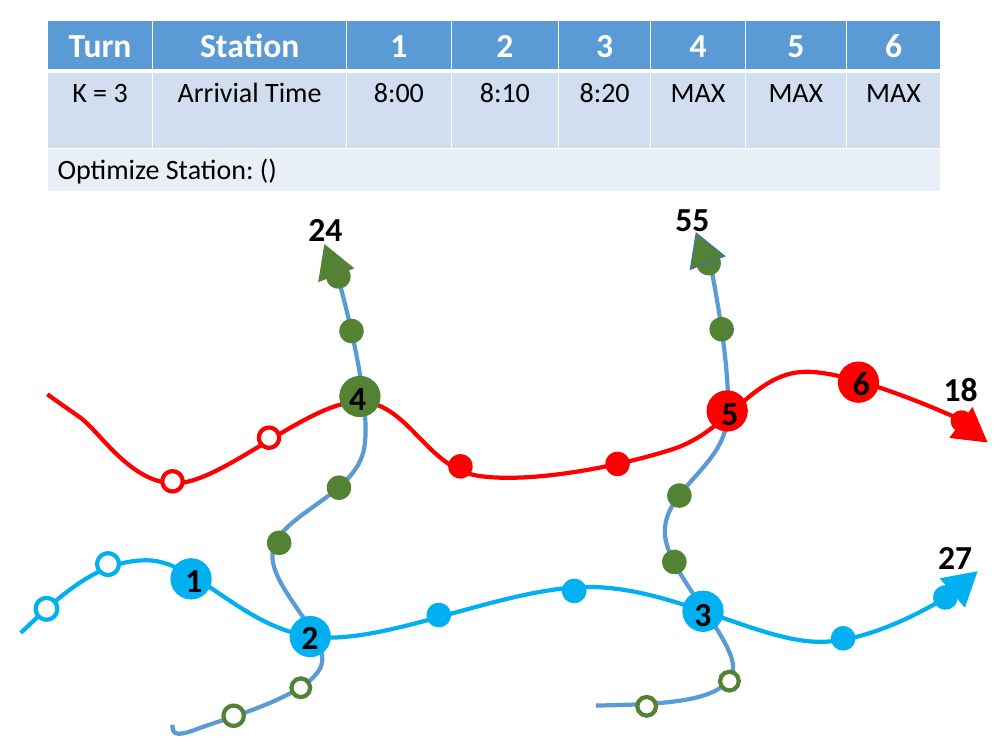
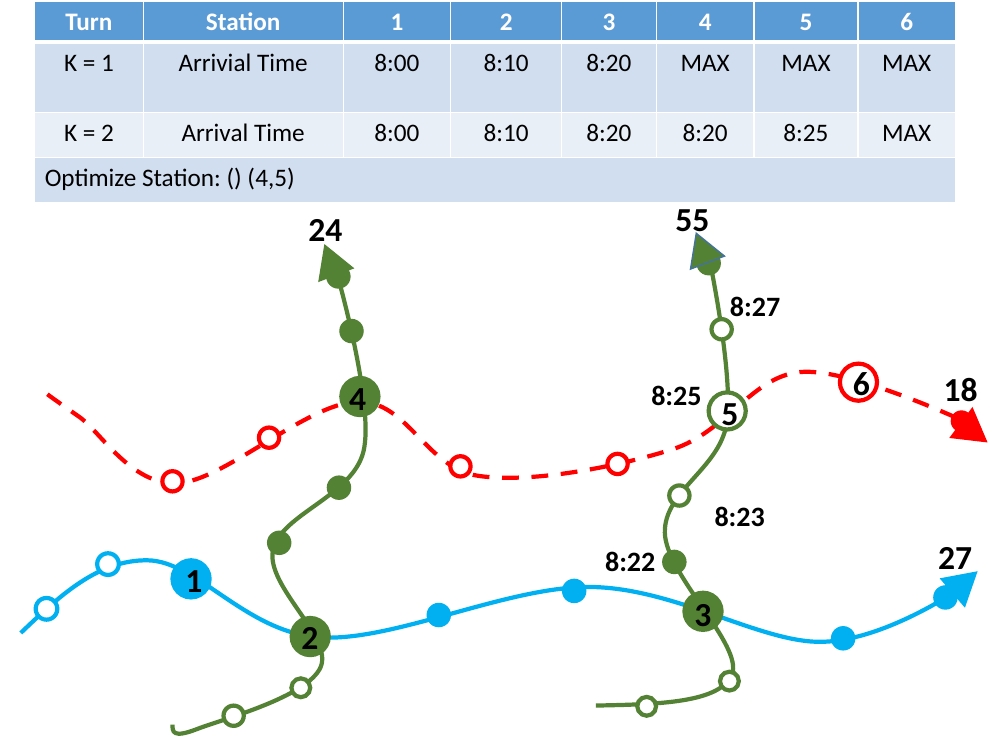
Before and after one commit to hqt/street-router, a slide deck: slide 28 of Document/presentation/raptor.pptx (slide 26 before the commit). Drawn at 1008x756 pixels with LibreOffice and Linux fonts; fonts in the diff are those of the drawing. Boxes give left, top, right and bottom in pixels: in the first picture for what was removed or moved away, otherwise in the second. Text is boxed around its words. In the diff, an @@ line names an element or a change of style, - is before the commit and + after.

Commit message:
slide

```diff
--- a/Document/presentation/raptor.pptx
+++ b/Document/presentation/raptor.pptx
@@ table at (x1=34, y1=1, x2=957, y2=203) @@
-row 2: K = 3 | Arrivial Time | 8:00 | 8:10 | 8:20 | MAX | MAX | MAX
-row 3: Optimize Station: () |  |  |  |  |  |  | 
+row 2: K = 1 | Arrivial Time | 8:00 | 8:10 | 8:20 | MAX | MAX | MAX
+row 3: K = 2 | Arrival Time | 8:00 | 8:10 | 8:20 | 8:20 | 8:25 | MAX
+row 4: Optimize Station: () (4,5) |  |  |  |  |  |  | 
@@ table resized from (x1=47, y1=20, x2=940, y2=192) to (x1=34, y1=1, x2=957, y2=203) @@
@@ freeform shape at (x1=596, y1=263, x2=733, y2=706): outline #5B9BD5 3 pt to #548235 3 pt @@
@@ freeform shape at (x1=172, y1=280, x2=366, y2=734): outline #5B9BD5 3 pt to #548235 3 pt @@
@@ text added at (x1=730, y1=296, x2=780, y2=322), 20 pt, text #000000, bold @@
+8:27
@@ ellipse at (x1=712, y1=320, x2=732, y2=340): fill #548235 to #FFFFFF @@
@@ freeform shape at (x1=47, y1=372, x2=964, y2=484): outline #FF0000 3 pt to #FF0000 3 pt dashed @@
@@ text added at (x1=651, y1=385, x2=701, y2=406), 20 pt, text #000000, bold @@
+8:25
@@ ellipse at (x1=709, y1=392, x2=746, y2=429): fill #FF0000 to #FFFFFF; outline #FF0000 3 pt to #548235 3 pt @@
@@ fill #FF0000 to #FFFFFF in 3 elements at (x1=840, y1=364, x2=877, y2=401), (x1=451, y1=457, x2=471, y2=477), (x1=608, y1=454, x2=628, y2=474) @@
@@ ellipse at (x1=669, y1=486, x2=689, y2=506): fill #548235 to #FFFFFF @@
@@ text added at (x1=715, y1=506, x2=765, y2=527), 20 pt, text #000000, bold @@
+8:23
@@ text added at (x1=605, y1=551, x2=655, y2=572), 20 pt, text #000000, bold @@
+8:22
@@ ellipse at (x1=684, y1=593, x2=722, y2=630): fill #00B0F0 to #548235; outline #00B0F0 3 pt to #548235 3 pt @@
@@ ellipse at (x1=291, y1=618, x2=329, y2=655): fill #00B0F0 to #548235; outline #00B0F0 3 pt to #548235 3 pt @@
```
Also in this commit, not shown: 24 other slides changed, 18 slides added, 5 other files.
